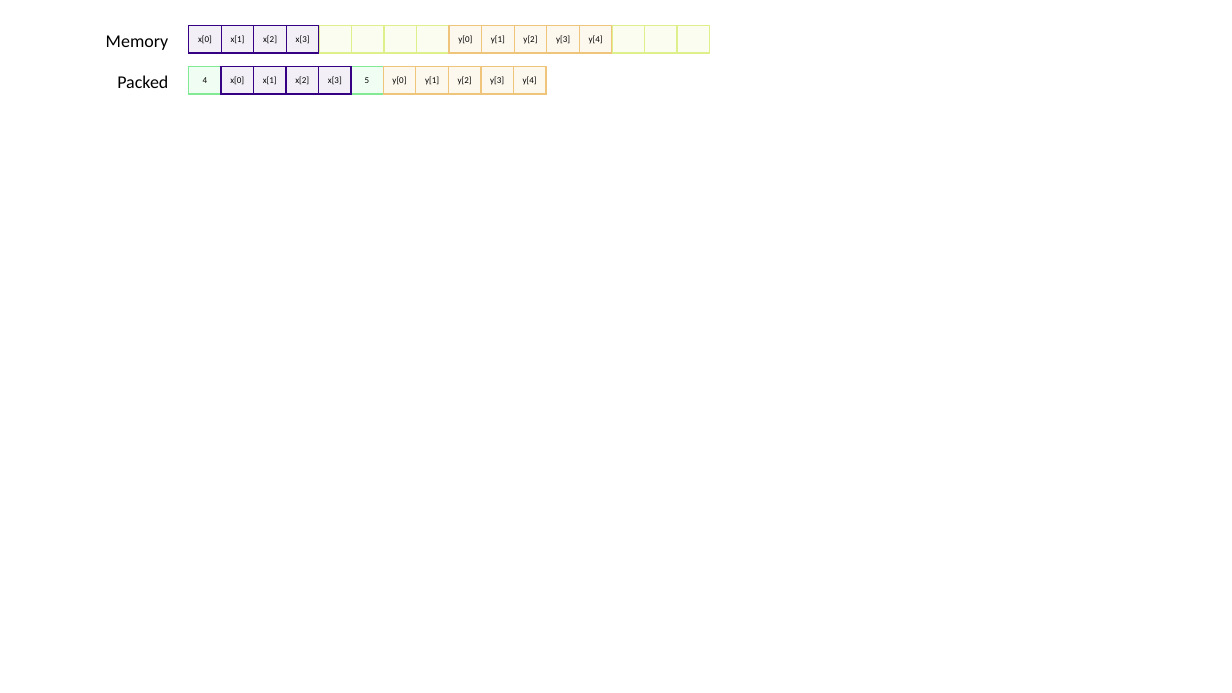
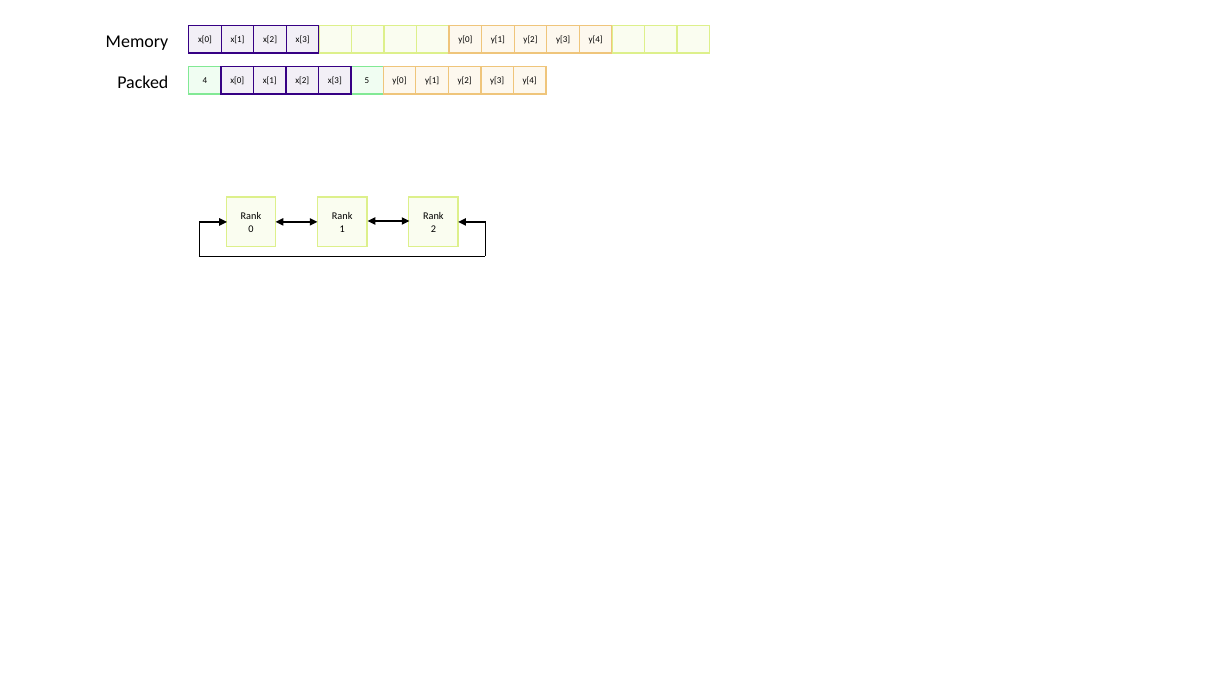
Before and after one commit to Southampton-RSG-Training/dirac-intro-to-mpi, a slide deck: slide 4 of files/communication_diagram.pptx. Drawn at 1232x693 pixels with LibreOffice and Linux fonts; fonts in the diff are those of the drawing. Boxes give left, top, right and bottom in pixels: in the first picture for what was removed or moved away, otherwise in the second. Text is boxed around its words. In the diff, an @@ line names an element or a change of style, - is before the commit and + after.

```diff
--- a/files/communication_diagram.pptx
+++ b/files/communication_diagram.pptx
@@ rectangle added at (226,197,276,247), fill #FAFDF0, outline #DDF08B 1 pt, 8 pt, text #000000 @@
+Rank
+0
@@ rectangle added at (318,197,368,247), fill #FAFDF0, outline #DDF08B 1 pt, 8 pt, text #000000 @@
+Rank
+1
@@ rectangle added at (409,197,458,247), fill #FAFDF0, outline #DDF08B 1 pt, 8 pt, text #000000 @@
+Rank
+2
@@ elbow arrow added from (200, 256) to (227, 222), #000000 1 pt @@
@@ double arrow added from (275, 222) to (318, 222), #000000 1 pt @@
@@ double arrow added from (368, 221) to (409, 221), #000000 1 pt @@
@@ elbow arrow added from (485, 256) to (458, 222), #000000 1 pt @@
@@ line added from (199, 256) to (485, 256), #000000 1 pt @@
```
Also in this commit, not shown: 1 other slide changed, 5 other files.
